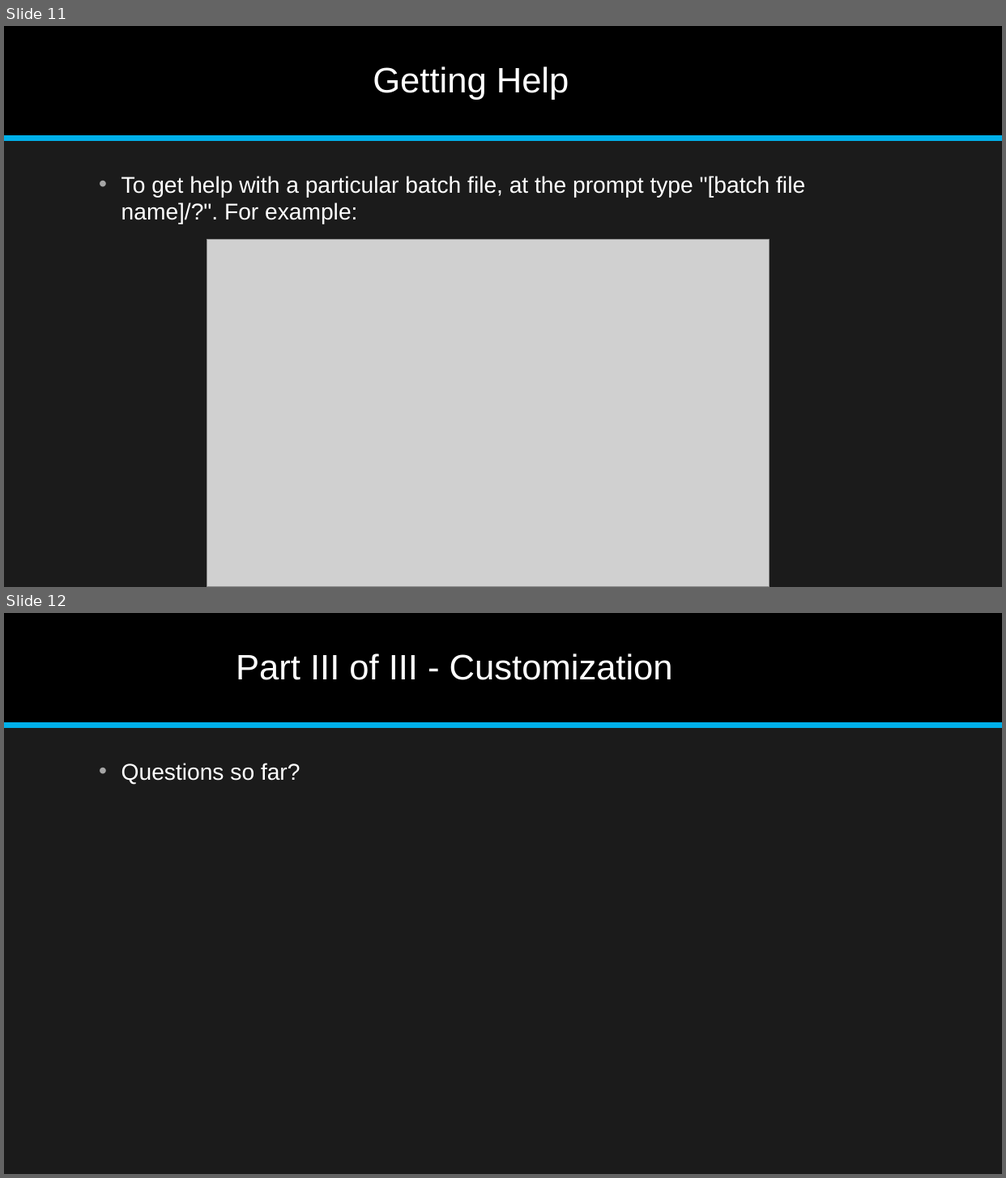
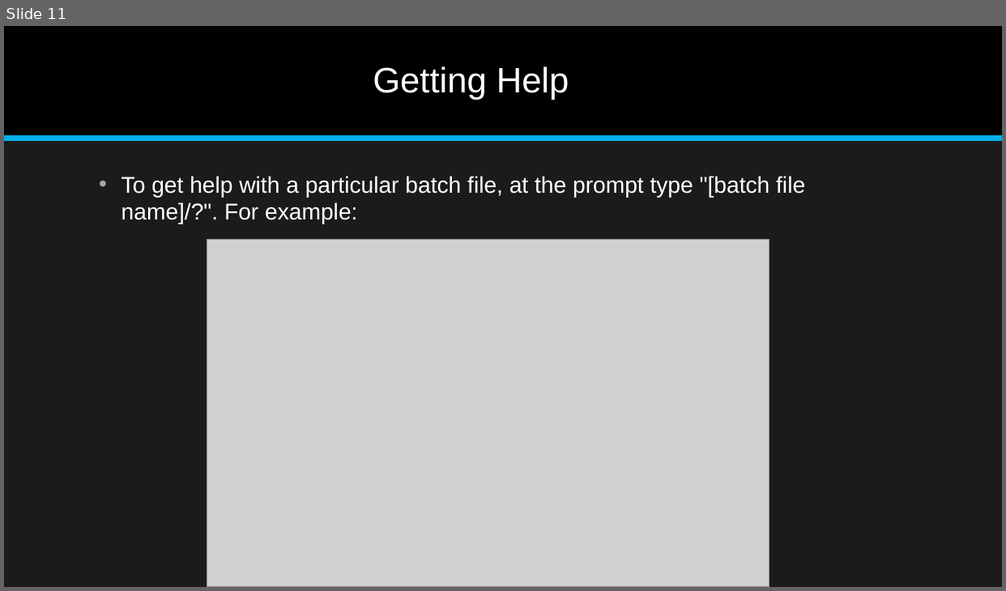
Before and after one commit to jonathan-r-jones/Composable-Batch-Files, a slide deck: Composable Batch File Helper.pptx. Shown one above the other, each under a label of ours: slides 11 and 12 before the commit, slide 11 after it. The pictures are 1006x1178 and 1006x591 pixels, drawn with LibreOffice and Linux fonts; fonts in the diff are those of the drawing; grey boxes stand for pictures. Boxes give left, top, right and bottom in pixels: in the first picture for what was removed or moved away, otherwise in the second. Text is boxed around its words. In the diff, an @@ line names an element or a change of style, - is before the commit and + after.

```diff
--- a/Composable Batch File Helper.pptx
+++ b/Composable Batch File Helper.pptx
@@ slide 12 removed at (x1=4, y1=613, x2=1002, y2=1174), background #1B1B1B; not listed: 2 template elements that a slide beside it also shows @@
@@ title removed at (x1=236, y1=653, x2=673, y2=680) @@
-Part III of III - Customization
@@ text removed at (x1=121, y1=763, x2=300, y2=785) @@
-• Questions so far?
```
Also in this commit, not shown: 5 slides changed, 3 other files.
